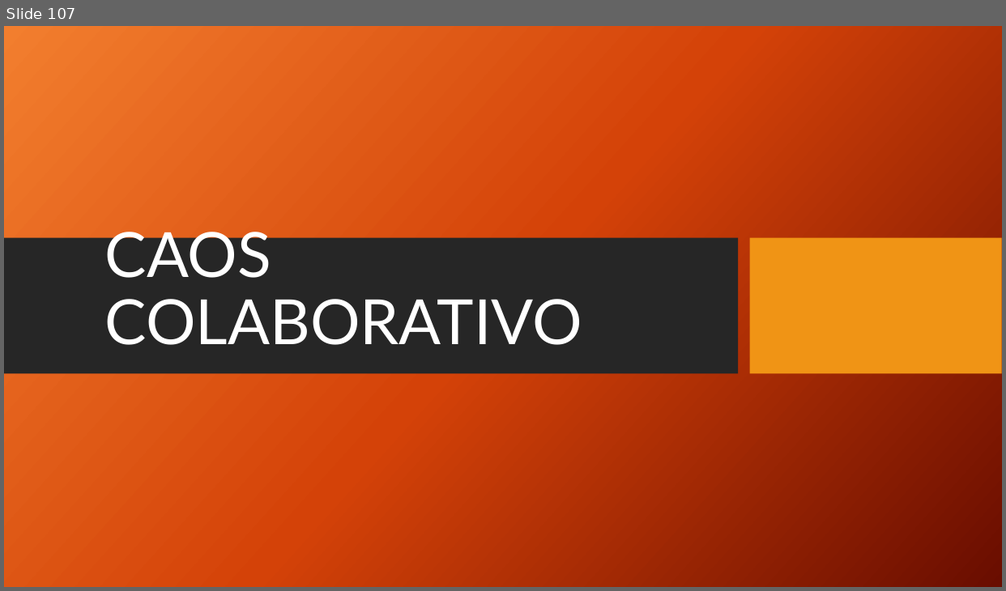
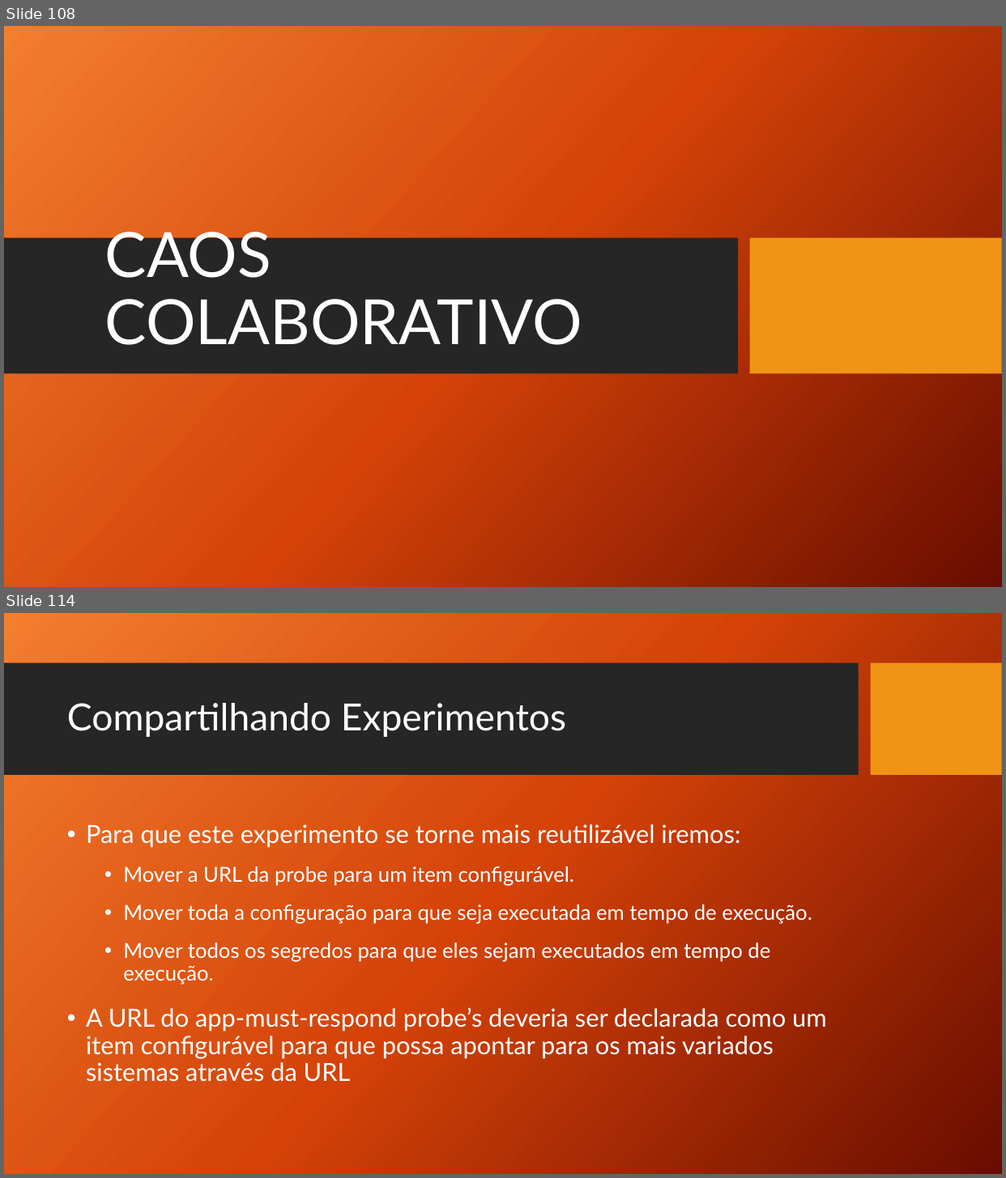
Before and after one commit to TCC-Chaos-Engineering/docs-chaos-engineering, a slide deck: docs/Chaos Engineering - Das Hipoteses aos Testes.pptx. Shown one above the other, each under a label of ours: slide 107 before the commit, slides 108 and 114 after it; the slides between them are not shown. The pictures are 1006x591 and 1006x1178 pixels, drawn with LibreOffice and Linux fonts; fonts in the diff are those of the drawing; background and template pictures are left out. Boxes give left, top, right and bottom in pixels: in the first picture for what was removed or moved away, otherwise in the second. Text is boxed around its words. In the diff, an @@ line names an element or a change of style, - is before the commit and + after.

```diff
--- a/docs/Chaos Engineering - Das Hipoteses aos Testes.pptx
+++ b/docs/Chaos Engineering - Das Hipoteses aos Testes.pptx
@@ slide 114 added at (4,613,1002,1174), background picture (left out) @@
@@ rectangle added at (4,663,859,776), fill #262626 @@
@@ rectangle added at (871,663,1002,776), fill #F09415 @@
@@ title added at (67,703,566,737), 36 pt, text #FFFFFF @@
+Compartilhando Experimentos
@@ text added at (86,824,826,1082), 24 pt, text #FFFFFF @@
+• Para que este experimento se torne mais reutilizável iremos:
+  • Mover a URL da probe para um item configurável.
+  • Mover toda a configuração para que seja executada em tempo de execução.
+  • Mover todos os segredos para que eles sejam executados em tempo de execução.
+• A URL do app-must-respond probe’s deveria ser declarada como um item configurável para que possa apontar para os mais variados sistemas através da URL
@@ what was slide 107 is now slide 108 @@
```
Also in this commit, not shown: 12 slides changed, 12 other slides added, 11 slides removed.
